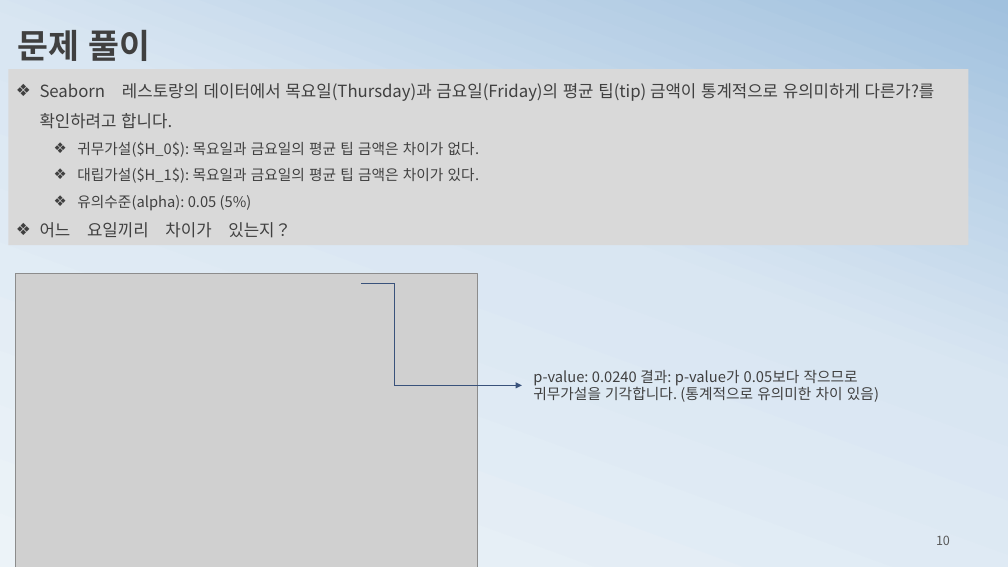
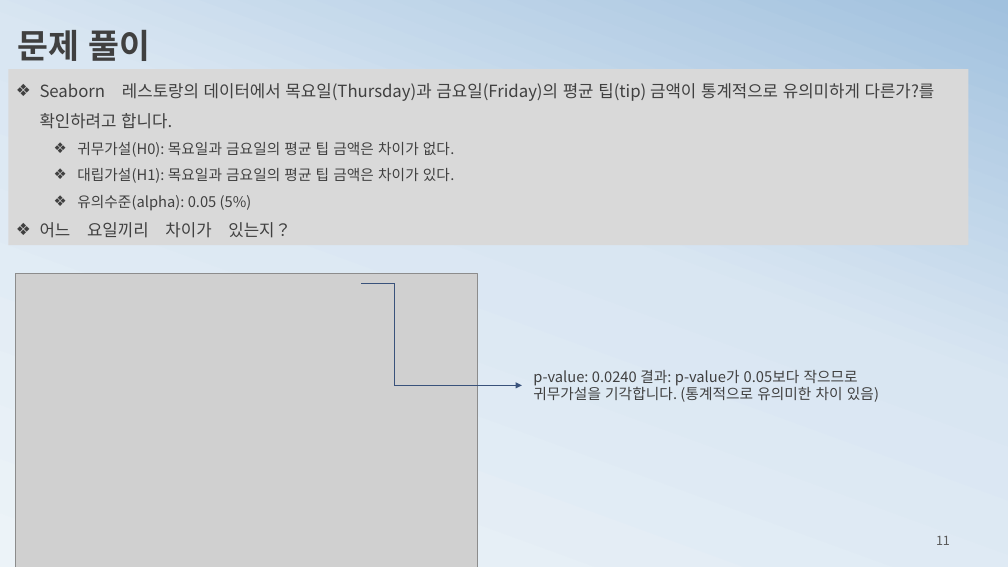
Before and after one commit to ancestor9/mathematics-for-machine-learning, a slide deck: slide 11 of 4_Hypothesis Testing.pptx (slide 10 before the commit). Drawn at 1008x567 pixels with LibreOffice and Linux fonts; fonts in the diff are those of the drawing; grey boxes stand for pictures. Boxes give left, top, right and bottom in pixels: in the first picture for what was removed or moved away, otherwise in the second. Text is boxed around its words. In the diff, an @@ line names an element or a change of style, - is before the commit and + after.

```diff
--- a/4_Hypothesis Testing.pptx
+++ b/4_Hypothesis Testing.pptx
@@ text in rectangle at [77,142,455,183]: text changed @@
-  ❖ 귀무가설($H_0$): 목요일과 금요일의 평균 팁 금액은 차이가 없다.
-  ❖ 대립가설($H_1$): 목요일과 금요일의 평균 팁 금액은 차이가 있다.
+  ❖ 귀무가설(H0): 목요일과 금요일의 평균 팁 금액은 차이가 없다.
+  ❖ 대립가설(H1): 목요일과 금요일의 평균 팁 금액은 차이가 있다.
@@ page number at [936,536,950,545]: text changed @@
-10
+11
```
Also in this commit, not shown: 1 other slide changed, 1 slide added.
